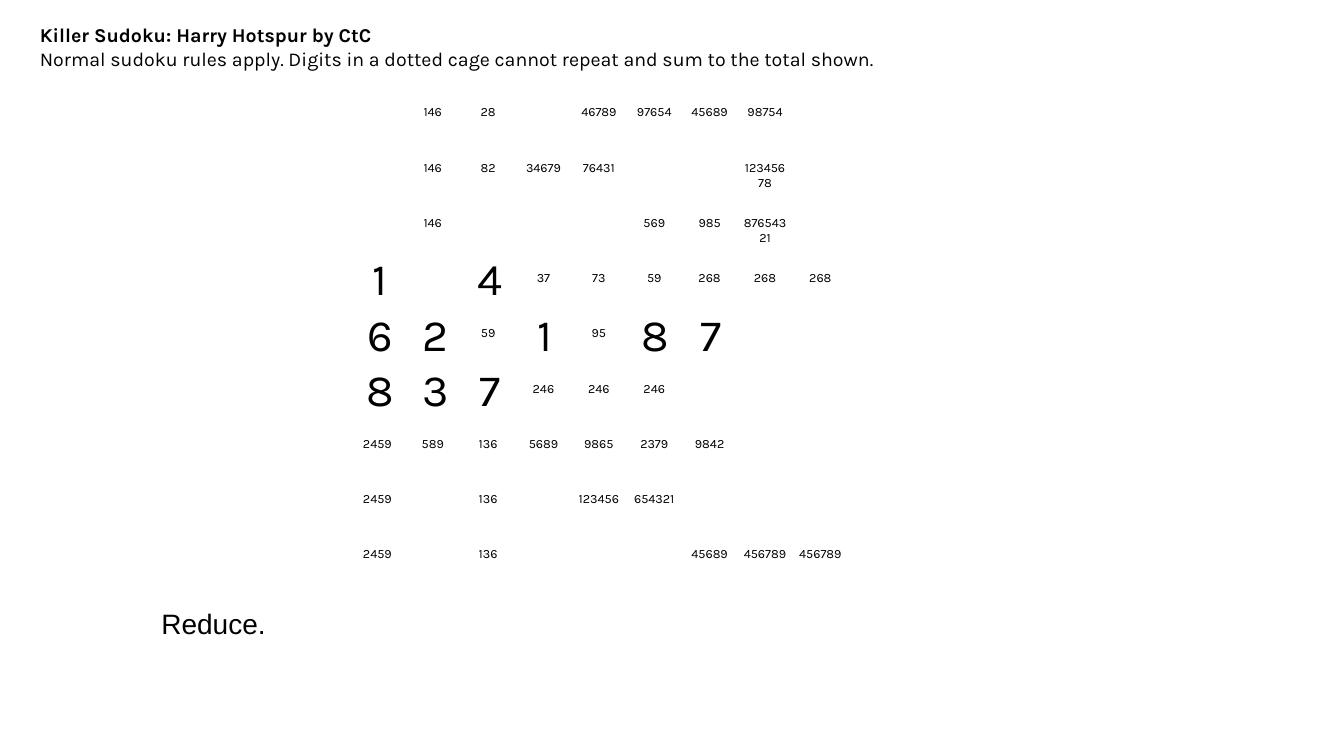
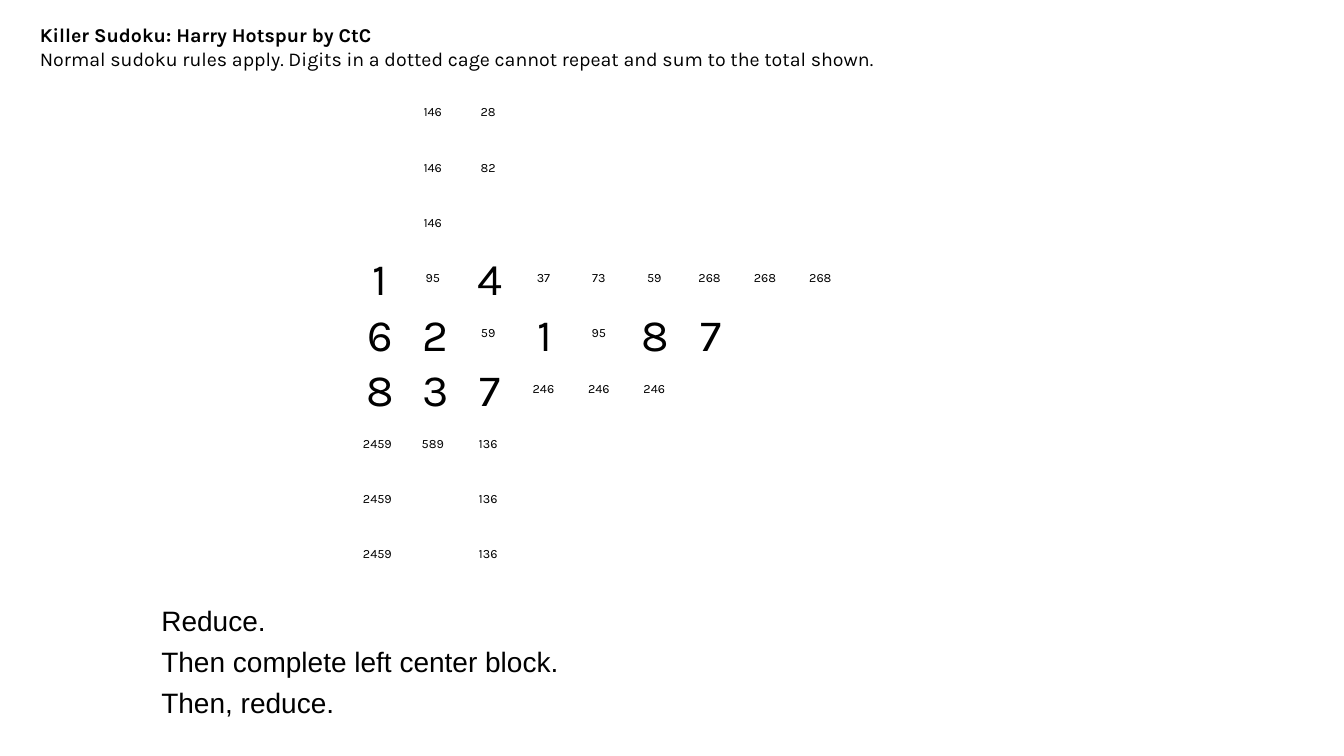
Before and after one commit to jhardis/WSJ_Number_Puzzles, a slide deck: slide 15 of 20261114_1.pptx (slide 21 before the commit). Drawn at 1344x756 pixels with LibreOffice and Linux fonts; fonts in the diff are those of the drawing; background and template pictures are left out. Boxes give left, top, right and bottom in pixels: in the first picture for what was removed or moved away, otherwise in the second. Text is boxed around its words. In the diff, an @@ line names an element or a change of style, - is before the commit and + after.

```diff
--- a/20261114_1.pptx
+++ b/20261114_1.pptx
@@ text removed at <box>581,108,616,116</box> @@
-46789
@@ text removed at <box>637,108,672,116</box> @@
-97654
@@ text removed at <box>691,108,727,116</box> @@
-45689
@@ text removed at <box>747,108,782,116</box> @@
-98754
@@ text removed at <box>526,164,561,172</box> @@
-34679
@@ text removed at <box>583,164,615,172</box> @@
-76431
@@ text removed at <box>734,154,797,195</box> @@
-12345678
@@ text removed at <box>643,219,665,227</box> @@
-569
@@ text removed at <box>699,219,721,227</box> @@
-985
@@ text removed at <box>734,210,797,250</box> @@
-87654321
@@ text added at <box>426,274,440,282</box>, 9 pt, text #000000 @@
+95
@@ text removed at <box>529,440,558,448</box> @@
-5689
@@ text removed at <box>584,440,613,448</box> @@
-9865
@@ text removed at <box>640,440,668,448</box> @@
-2379
@@ text removed at <box>695,440,724,448</box> @@
-9842
@@ text removed at <box>579,495,619,503</box> @@
-123456
@@ text removed at <box>634,495,674,503</box> @@
-654321
@@ text removed at <box>691,550,727,558</box> @@
-45689
@@ text removed at <box>744,550,786,558</box> @@
-456789
@@ text removed at <box>799,550,841,558</box> @@
-456789
@@ text at <box>161,610,265,632</box>: line spacing 0.9 to 0.8 @@
@@ text at <box>161,651,558,717</box>: paragraphs added @@
+Then complete left center block.
+Then, reduce.
```
Also in this commit, not shown: 34 other slides changed, 10 slides added, 9 slides removed.
